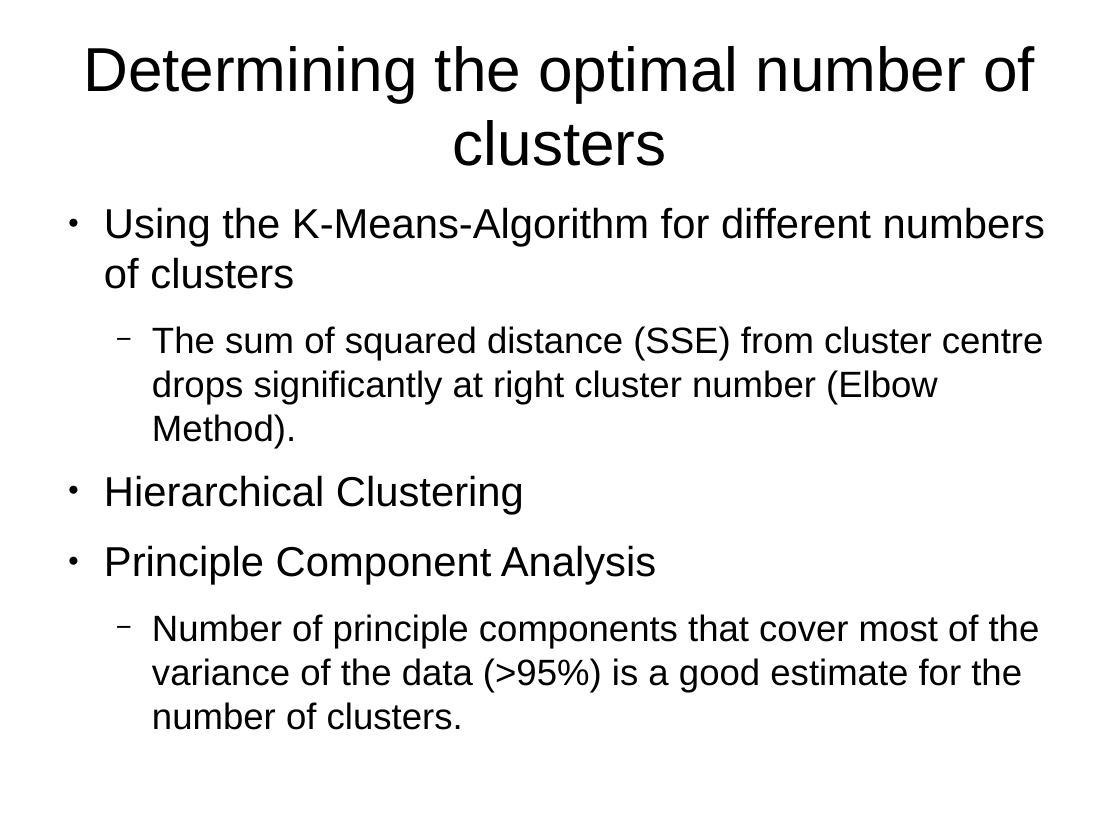
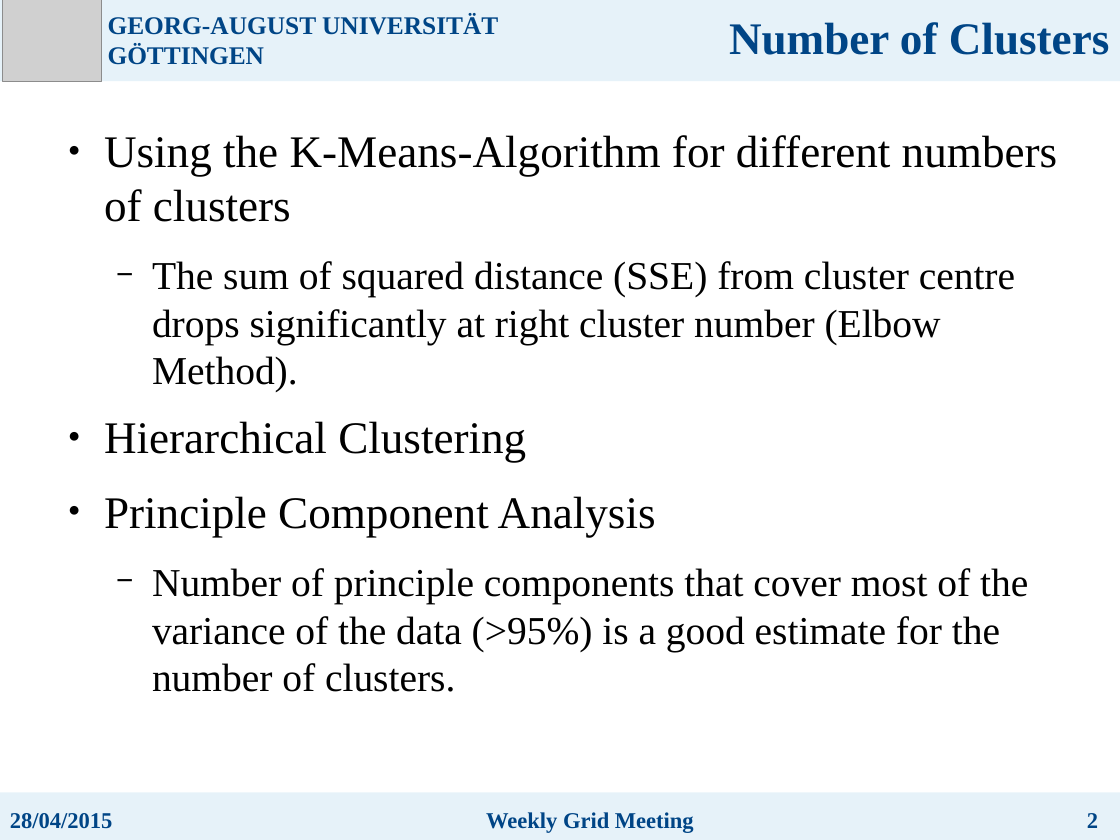
Before and after one commit to mefegiorgi/dataclustering, a slide deck: slide 9 of Presentations/Apr28.odp (slide 7 before the commit). Drawn at 1120x840 pixels with LibreOffice and Linux fonts; fonts in the diff are those of the drawing; grey boxes stand for pictures. Boxes give left, top, right and bottom in pixels: in the first picture for what was removed or moved away, otherwise in the second. Text is boxed around its words. In the diff, an @@ line names an element or a change of style, - is before the commit and + after.

Commit message:
hierarchical clustering

```diff
--- a/Presentations/Apr28.odp
+++ b/Presentations/Apr28.odp
@@ group added at [0, 0, 1120, 81]: 2 texts, 1 rectangle, 1 picture @@
+GEORG-AUGUST UNIVERSITÄT GÖTTINGEN
+Number of Clusters
@@ title removed at [83, 46, 1035, 166] @@
-Determining the optimal number of clusters
@@ text "Using the K-Means-Algorithm for different ...": place and size @@
-text "Using the K-Means-Algorithm for different ..." at [104, 207, 1045, 692]
+text "Using the K-Means-Algorithm for different ..." at [104, 135, 1058, 692]
@@ text "Using the K-Means-Algorithm for different ..." at [104, 135, 1058, 692]: size 29.6 to 32 pt in "Using the K-Means-Algorithm for different numbers of ...", "Hierarchical Clustering", "Principle Component Analysis"; font Arial to Times New Roman; size 25.9 to 28 pt in "The sum of squared distance (SSE) from ...", "Number of principle components that cover most ..." @@
@@ group added at [0, 793, 1120, 840]: 3 texts, 1 rectangle @@
+28/04/2015
+Weekly Grid Meeting
+2
```
Also in this commit, not shown: 4 other slides changed, 6 slides added, 4 slides removed, 6 other files.
